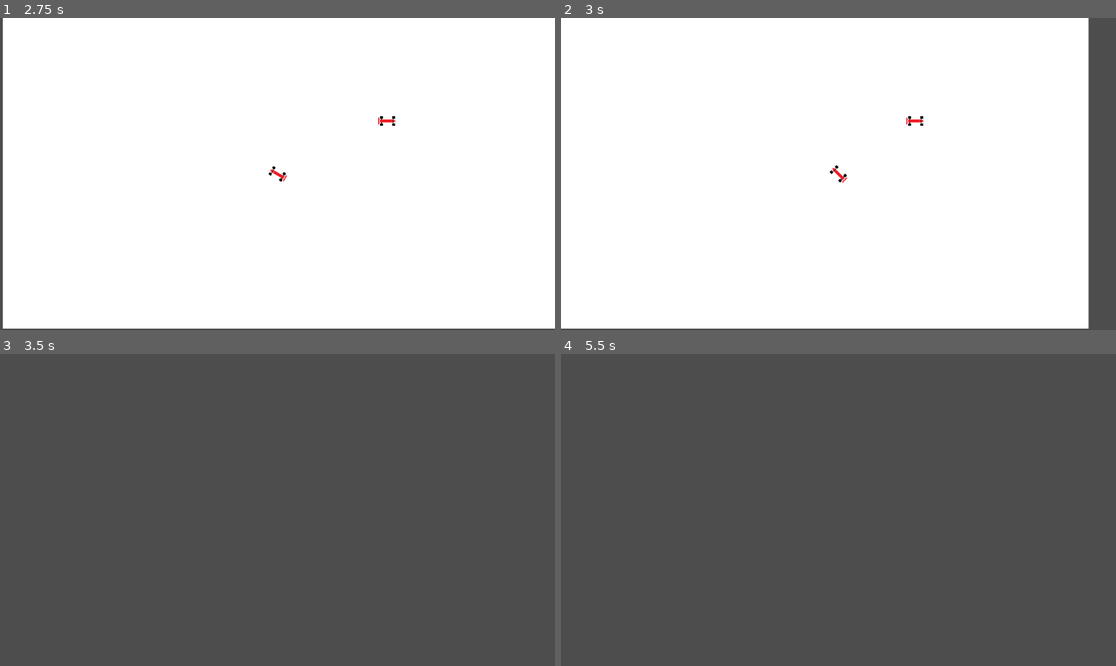
Above: before the commit, frames 1-4 (two rows, left to right).
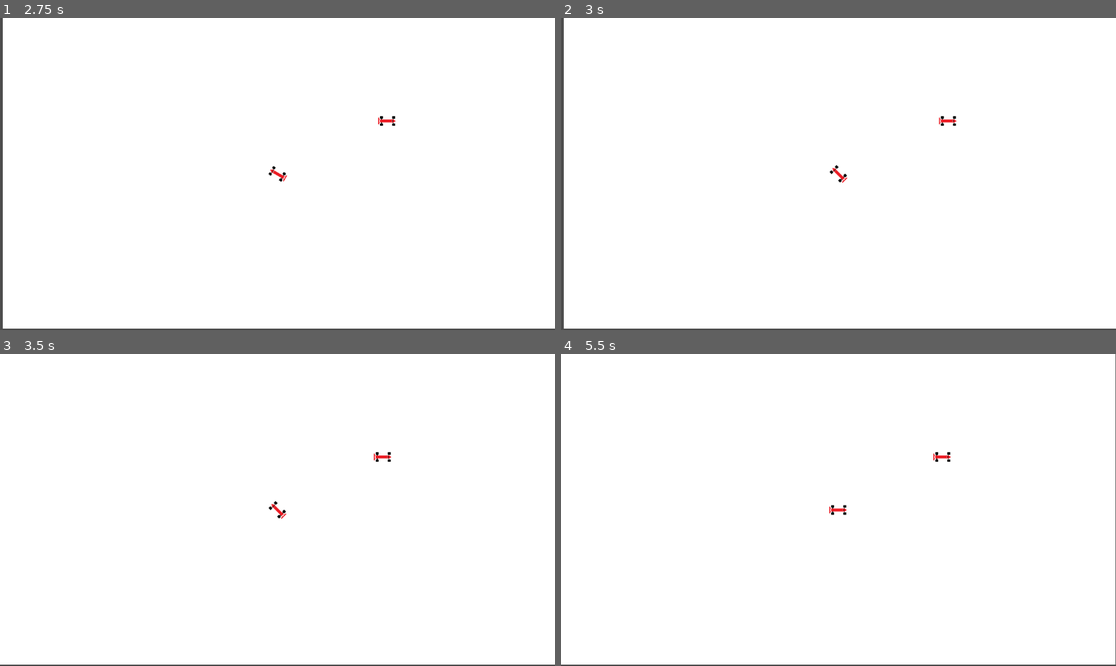
Above: after the commit, the same moments.

Repository: avg517/Slippery-Race
Game: Godot game, scene res://game_f_1.tscn
Two runs of this game, one before a commit and one after it. Both use one fixed random seed, a clock stepped at 60 frames per second and the inputs below.
Inputs:
- Up to frame 1 (2.75 s): tap Enter at 0.5 s; hold Right (P1_Move_Right) 0.53-1.28 s; hold Left (P1_Move_Left) 1.28-2.03 s; hold Right (P1_Move_Right) from 2.03 s (still down)
- Up to frame 2 (3 s): release Right (P1_Move_Right) at 2.78 s; hold Up (P1_Move_Up) from 2.78 s (still down)
- Up to frame 3 (3.5 s): keep holding Up (P1_Move_Up)
- Up to frame 4 (5.5 s): release Up (P1_Move_Up) at 3.53 s; hold Left (P1_Move_Left) from 3.53 s (still down)

Frame 1 is identical in both runs. In frame 2, 5.6% of the frame differs, in the area x 0-100%, y 0-100%; in frame 3, 100%; in frame 4, 100%.

Commit message:
optimization

Diff:
--- a/MasinaF1Rosu.gd
+++ b/MasinaF1Rosu.gd
@@ -12,7 +12,9 @@
 	var speed = Vector2(0,0)
 	if Input.is_action_pressed("P1_Move_Up"):
 		speed.x += 100/acc
-		acc = acc / 2.0
+		acc = acc / 1.1
+	else:
+		acc = 100.0
 	velocity = speed
 	move_and_slide()
 	#rotation
